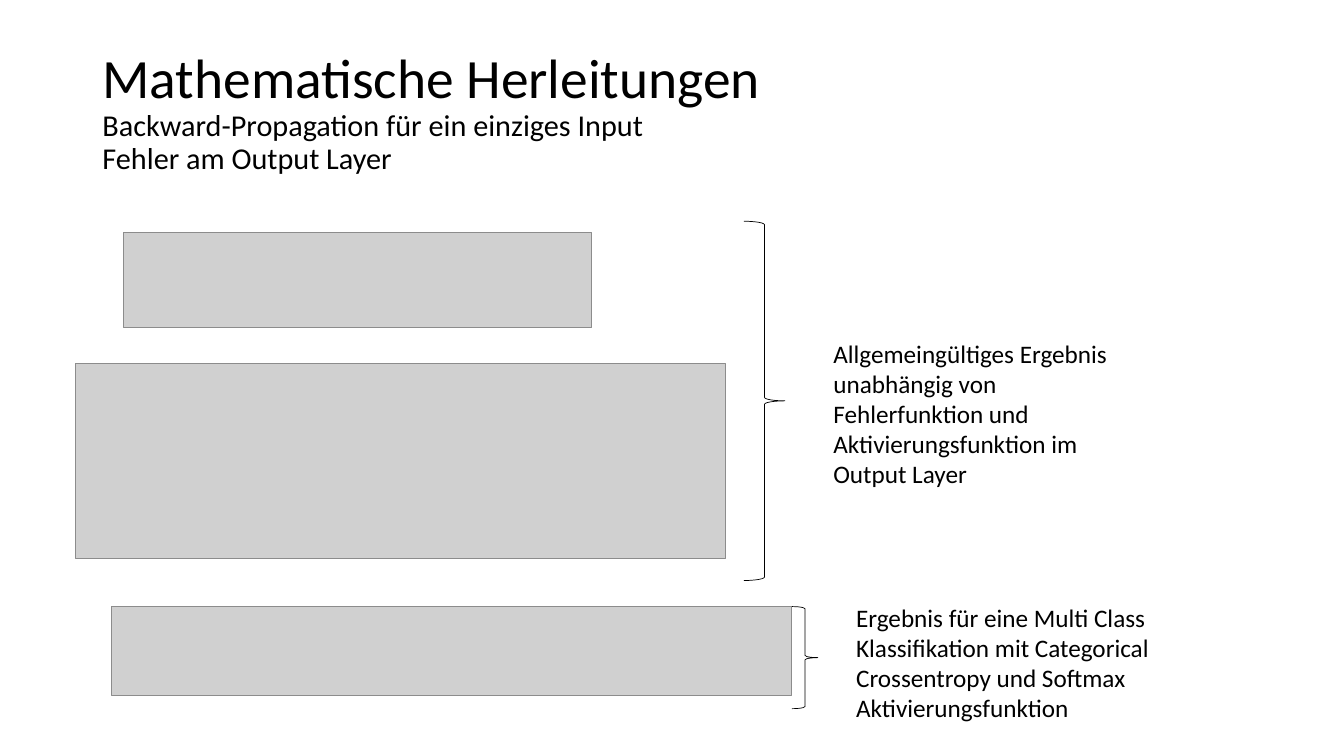
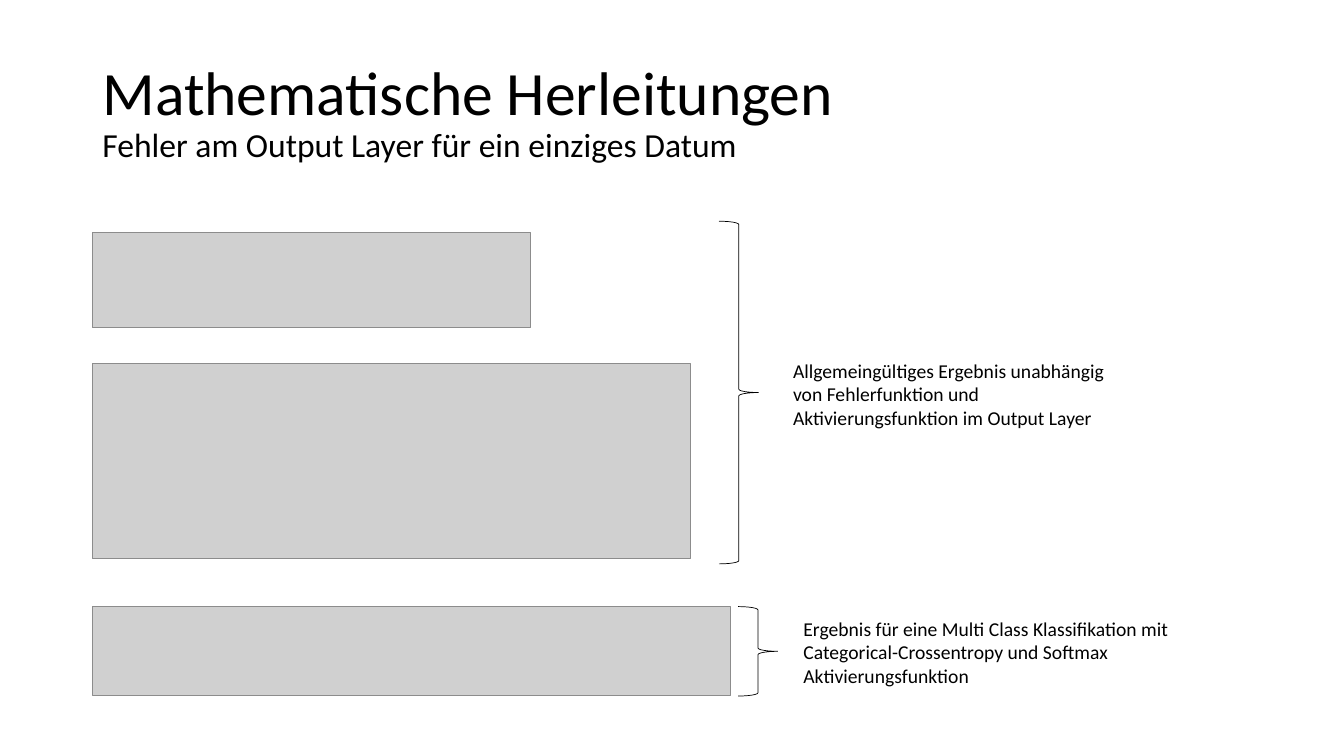
Before and after one commit to kevinsuedmersen/neural_networks_from_scratch, a slide deck: slide 8 of theory/submission/result_presentation.pptx. Drawn at 1344x756 pixels with LibreOffice and Linux fonts; fonts in the diff are those of the drawing; grey boxes stand for pictures. Boxes give left, top, right and bottom in pixels: in the first picture for what was removed or moved away, otherwise in the second. Text is boxed around its words. In the diff, an @@ line names an element or a change of style, - is before the commit and + after.

Commit message:
Revised error at output layer

```diff
--- a/theory/submission/result_presentation.pptx
+++ b/theory/submission/result_presentation.pptx
@@ title at (102,72,833,163): text changed; size 21.6 to 24 pt @@
-Mathematische Herleitungen
-Backward-Propagation für ein einziges Input
-Fehler am Output Layer
+Mathematische Herleitungen
+Fehler am Output Layer für ein einziges Datum
@@ picture: place and size @@
-picture at (124,233,593,329)
+picture at (93,233,531,329)
@@ right brace: place and size @@
-right brace at (744,221,785,580)
+right brace at (719,221,758,564)
@@ text "Allgemeingültiges Ergebnis unabhängig von Fehlerfunktion ...": place and size @@
-text "Allgemeingültiges Ergebnis unabhängig von Fehlerfunktion ..." at (833,345,1107,487)
+text "Allgemeingültiges Ergebnis unabhängig von Fehlerfunktion ..." at (793,364,1104,429)
@@ text "Allgemeingültiges Ergebnis unabhängig von Fehlerfunktion ..." at (793,364,1104,429): size 18 to 14 pt @@
@@ picture: place and size @@
-picture at (76,364,726,559)
+picture at (93,364,691,559)
@@ picture: place and size @@
-picture at (112,607,792,696)
+picture at (93,607,731,696)
@@ right brace: place and size @@
-right brace at (792,607,819,709)
+right brace at (738,607,777,697)
@@ text at (803,622,1168,687): text changed; size 18 to 14 pt @@
-Ergebnis für eine Multi Class Klassifikation mit Categorical Crossentropy und Softmax Aktivierungsfunktion
+Ergebnis für eine Multi Class Klassifikation mit Categorical-Crossentropy und Softmax Aktivierungsfunktion
```
Also in this commit, not shown: 3 other slides changed, 3 slides added, 1 slide removed, 1 other file.
